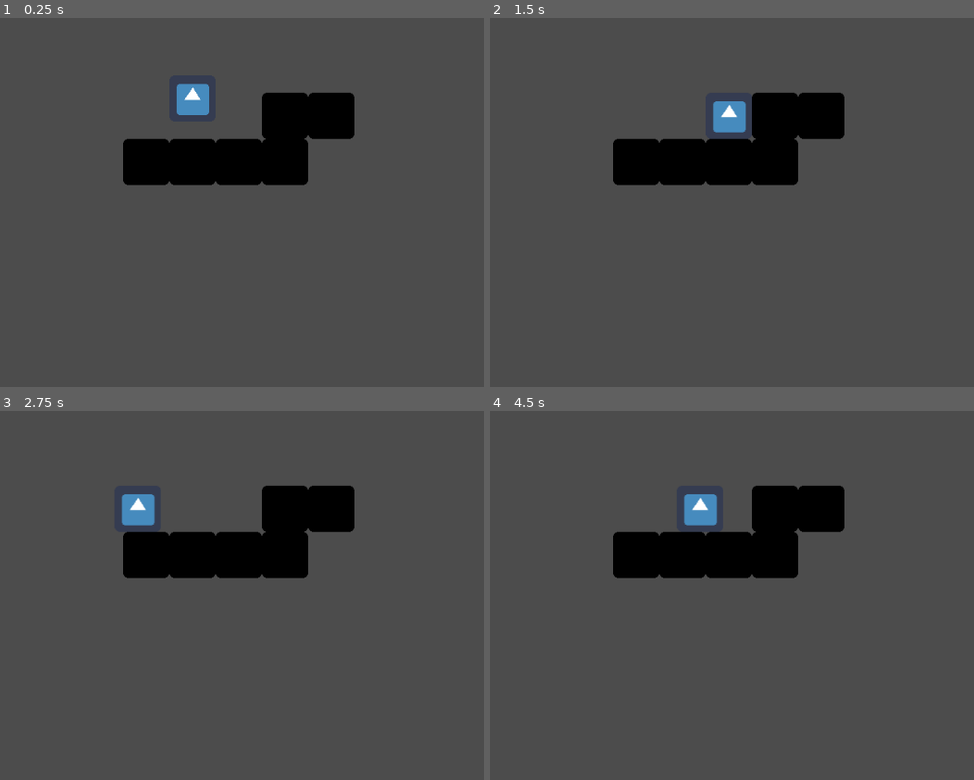
Above: before the commit, frames 1-4 (two rows, left to right).
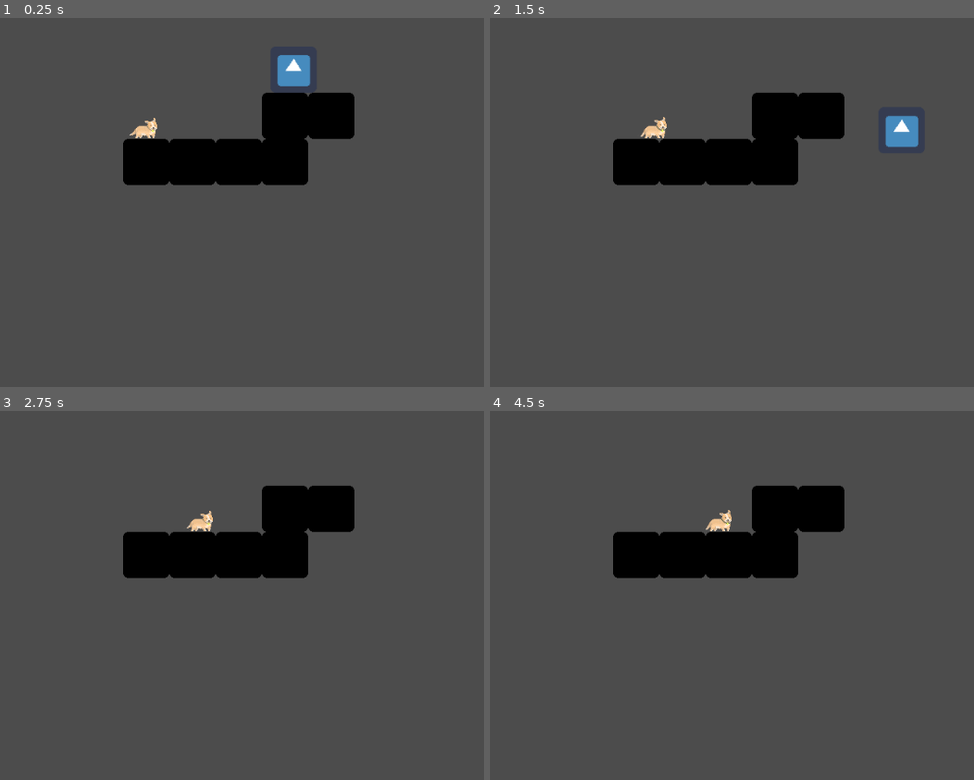
Above: after the commit, the same moments.

Repository: doge-io/temmie
Game: Godot game, scene res://World.tscn
Two runs of this game, one before a commit and one after it. Both use one fixed random seed, a clock stepped at 60 frames per second and the inputs below. The engine's default icon, where the game draws it, is replaced by a stand-in: a white triangle on a blue panel in a dark square.
Inputs:
- Up to frame 1 (0.25 s): no input
- Up to frame 2 (1.5 s): hold Space (ui_select) 0.53-1.28 s; hold Right (ui_right) from 0.53 s (still down); tap Space (ui_select) at 1.35 s
- Up to frame 3 (2.75 s): tap Space (ui_select) at 1.52, 1.82 s; release Right (ui_right) at 2.03 s; hold Left (ui_left) from 2.03 s (still down); hold Space (ui_select) from 2.03 s (still down)
- Up to frame 4 (4.5 s): release Left (ui_left) at 2.78 s; release Space (ui_select) at 2.78 s; hold Right (ui_right) 2.78-4.28 s; tap Space (ui_select) at 2.85, 3.02, 3.32, 4.35 s; hold Space (ui_select) 3.53-4.28 s; hold Left (ui_left) from 4.28 s (still down)

The runs differ from the first frame. In frame 1, 1.3% of the frame differs, in the area x 26-65%, y 10-33%; in frame 2, 1.3%, in the area x 30-89%, y 22-36%; in frame 3, 0.8%; in frame 4, 0.8%.

Commit message:
Add character switching

Diff:
--- a/game/KinematicBody2D.gd
+++ b/game/Player1.gd
@@ -5,21 +5,26 @@
 # var b = "textvar"
 
 var motion = Vector2()
+onready var active = true
+
 const UP = Vector2(0, -1)
 const GRAVITY = 20
 const SPEED = 200
 const JUMP_HEIGHT = 400
 func _physics_process(delta):
 	motion.y += GRAVITY
-	if Input.is_action_pressed("ui_right"):
-		motion.x = SPEED
-	elif Input.is_action_pressed("ui_left"):
-		motion.x = -SPEED
+	if active:
+		if Input.is_action_pressed("ui_right"):
+			motion.x = SPEED
+		elif Input.is_action_pressed("ui_left"):
+			motion.x = -SPEED
+		else:
+			motion.x = 0
+
+		if is_on_floor():
+			if Input.is_action_just_pressed("ui_up"):
+				motion.y = -JUMP_HEIGHT
 	else:
 		motion.x = 0
 
-	if is_on_floor():
-		if Input.is_action_just_pressed("ui_up"):
-			motion.y = -JUMP_HEIGHT
-
 	motion = move_and_slide(motion, UP)
--- /dev/null
+++ b/game/Player2.gd
@@ -0,0 +1,30 @@
+extends KinematicBody2D
+
+# class member variables go here, for example:
+# var a = 2
+# var b = "textvar"
+
+var motion = Vector2()
+onready var active = false
+
+const UP = Vector2(0, -1)
+const GRAVITY = 20
+const SPEED = 200
+const JUMP_HEIGHT = 400
+func _physics_process(delta):
+	motion.y += GRAVITY
+	if active:
+		if Input.is_action_pressed("ui_right"):
+			motion.x = SPEED
+		elif Input.is_action_pressed("ui_left"):
+			motion.x = -SPEED
+		else:
+			motion.x = 0
+
+		if is_on_floor():
+			if Input.is_action_just_pressed("ui_up"):
+				motion.y = -JUMP_HEIGHT
+	else:
+		motion.x = 0
+
+	motion = move_and_slide(motion, UP)
--- /dev/null
+++ b/game/World.gd
@@ -0,0 +1,15 @@
+extends Node
+
+onready var player1 = get_node("/root/World/Player1")
+onready var player2 = get_node("/root/World/Player2")
+
+func _ready():
+	# Called when the node is added to the scene for the first time.
+	# Initialization here
+	pass
+
+func _input(event):
+  if event.is_action_pressed("ui_select"):
+    # Just an ugly boolean switch :D
+    player1.active = !player1.active
+    player2.active = !player2.active
--- a/game/World.tscn
+++ b/game/World.tscn
@@ -1,45 +1,66 @@
-[gd_scene load_steps=5 format=2]
-
-[ext_resource path="res://KinematicBody2D.gd" type="Script" id=1]
-[ext_resource path="res://icon.png" type="Texture" id=2]
-
-[sub_resource type="RectangleShape2D" id=2]
+[gd_scene load_steps=16 format=2]
+
+[ext_resource path="res://World.gd" type="Script" id=1]
+[ext_resource path="res://Player2.gd" type="Script" id=2]
+[ext_resource path="res://icon.png" type="Texture" id=3]
+[ext_resource path="res://Player1.gd" type="Script" id=4]
+[ext_resource path="res://animations/corgi_idle0000.png" type="Texture" id=5]
+[ext_resource path="res://animations/corgi_idle0001.png" type="Texture" id=6]
+[ext_resource path="res://animations/corgi_idle0002.png" type="Texture" id=7]
+[ext_resource path="res://animations/corgi_idle0003.png" type="Texture" id=8]
+[ext_resource path="res://animations/corgi_idle0004.png" type="Texture" id=9]
+[ext_resource path="res://animations/corgi_idle0005.png" type="Texture" id=10]
+[ext_resource path="res://animations/corgi_idle0006.png" type="Texture" id=11]
+[ext_resource path="res://animations/corgi_idle0007.png" type="Texture" id=12]
+
+[sub_resource type="RectangleShape2D" id=1]
 
 custom_solver_bias = 0.0
 extents = Vector2( 74, 32 )
 
-[sub_resource type="RectangleShape2D" id=1]
+[sub_resource type="RectangleShape2D" id=2]
 
 custom_solver_bias = 0.0
 extents = Vector2( 32, 32 )
 
-[node name="Node" type="Node" index="0"]
-
-[node name="KinematicBody2D" type="KinematicBody2D" parent="." index="0"]
-
-position = Vector2( 416, 160 )
+[sub_resource type="SpriteFrames" id=3]
+
+animations = [ {
+"frames": [ ExtResource( 5 ), ExtResource( 6 ), ExtResource( 7 ), ExtResource( 8 ), ExtResource( 9 ), ExtResource( 10 ), ExtResource( 11 ), ExtResource( 12 ) ],
+"loop": true,
+"name": "Idle",
+"speed": 8.0
+} ]
+
+[node name="World" type="Node" index="0"]
+
+script = ExtResource( 1 )
+
+[node name="Player2" type="KinematicBody2D" parent="." index="0"]
+
+position = Vector2( 555.686, 126.837 )
 input_pickable = false
 collision_layer = 1
 collision_mask = 1
 collision/safe_margin = 0.08
-script = ExtResource( 1 )
-_sections_unfolded = [ "Visibility" ]
-__meta__ = {
-"_edit_group_": true
-}
-
-[node name="Sprite" type="Sprite" parent="KinematicBody2D" index="0"]
-
-texture = ExtResource( 2 )
-
-[node name="CollisionShape2D" type="CollisionShape2D" parent="KinematicBody2D" index="1"]
+script = ExtResource( 2 )
+_sections_unfolded = [ "Visibility" ]
+__meta__ = {
+"_edit_group_": true
+}
+
+[node name="Sprite" type="Sprite" parent="Player2" index="0"]
+
+texture = ExtResource( 3 )
+
+[node name="CollisionShape2D" type="CollisionShape2D" parent="Player2" index="1"]
 
 scale = Vector2( 0.425325, 1 )
-shape = SubResource( 2 )
-
-[node name="Node" type="Node" parent="." index="1"]
-
-[node name="Wall2" type="StaticBody2D" parent="Node" index="0"]
+shape = SubResource( 1 )
+
+[node name="Walls" type="Node" parent="." index="1"]
+
+[node name="Wall2" type="StaticBody2D" parent="Walls" index="0"]
 
 editor/display_folded = true
 position = Vector2( 544, 288 )
@@ -54,17 +75,17 @@
 "_edit_group_": true
 }
 
-[node name="Sprite" type="Sprite" parent="Node/Wall2" index="0"]
-
-modulate = Color( 0.00390625, 0.00390625, 0.00390625, 1 )
-texture = ExtResource( 2 )
-_sections_unfolded = [ "Visibility" ]
-
-[node name="CollisionShape2D" type="CollisionShape2D" parent="Node/Wall2" index="1"]
-
-shape = SubResource( 1 )
-
-[node name="Wall3" type="StaticBody2D" parent="Node" index="1"]
+[node name="Sprite" type="Sprite" parent="Walls/Wall2" index="0"]
+
+modulate = Color( 0.00390625, 0.00390625, 0.00390625, 1 )
+texture = ExtResource( 3 )
+_sections_unfolded = [ "Visibility" ]
+
+[node name="CollisionShape2D" type="CollisionShape2D" parent="Walls/Wall2" index="1"]
+
+shape = SubResource( 2 )
+
+[node name="Wall3" type="StaticBody2D" parent="Walls" index="1"]
 
 editor/display_folded = true
 position = Vector2( 480, 288 )
@@ -79,17 +100,17 @@
 "_edit_group_": true
 }
 
-[node name="Sprite" type="Sprite" parent="Node/Wall3" index="0"]
-
-modulate = Color( 0.00390625, 0.00390625, 0.00390625, 1 )
-texture = ExtResource( 2 )
-_sections_unfolded = [ "Visibility" ]
-
-[node name="CollisionShape2D" type="CollisionShape2D" parent="Node/Wall3" index="1"]
-
-shape = SubResource( 1 )
-
-[node name="Wall4" type="StaticBody2D" parent="Node" index="2"]
+[node name="Sprite" type="Sprite" parent="Walls/Wall3" index="0"]
+
+modulate = Color( 0.00390625, 0.00390625, 0.00390625, 1 )
+texture = ExtResource( 3 )
+_sections_unfolded = [ "Visibility" ]
+
+[node name="CollisionShape2D" type="CollisionShape2D" parent="Walls/Wall3" index="1"]
+
+shape = SubResource( 2 )
+
+[node name="Wall4" type="StaticBody2D" parent="Walls" index="2"]
 
 editor/display_folded = true
 position = Vector2( 416, 288 )
@@ -104,17 +125,17 @@
 "_edit_group_": true
 }
 
-[node name="Sprite" type="Sprite" parent="Node/Wall4" index="0"]
-
-modulate = Color( 0.00390625, 0.00390625, 0.00390625, 1 )
-texture = ExtResource( 2 )
-_sections_unfolded = [ "Visibility" ]
-
-[node name="CollisionShape2D" type="CollisionShape2D" parent="Node/Wall4" index="1"]
-
-shape = SubResource( 1 )
-
-[node name="Wall5" type="StaticBody2D" parent="Node" index="3"]
+[node name="Sprite" type="Sprite" parent="Walls/Wall4" index="0"]
+
+modulate = Color( 0.00390625, 0.00390625, 0.00390625, 1 )
+texture = ExtResource( 3 )
+_sections_unfolded = [ "Visibility" ]
+
+[node name="CollisionShape2D" type="CollisionShape2D" parent="Walls/Wall4" index="1"]
+
+shape = SubResource( 2 )
+
+[node name="Wall5" type="StaticBody2D" parent="Walls" index="3"]
 
 editor/display_folded = true
 position = Vector2( 352, 288 )
@@ -129,17 +150,17 @@
 "_edit_group_": true
 }
 
-[node name="Sprite" type="Sprite" parent="Node/Wall5" index="0"]
-
-modulate = Color( 0.00390625, 0.00390625, 0.00390625, 1 )
-texture = ExtResource( 2 )
-_sections_unfolded = [ "Visibility" ]
-
-[node name="CollisionShape2D" type="CollisionShape2D" parent="Node/Wall5" index="1"]
-
-shape = SubResource( 1 )
-
-[node name="Wall6" type="StaticBody2D" parent="Node" index="4"]
+[node name="Sprite" type="Sprite" parent="Walls/Wall5" index="0"]
+
+modulate = Color( 0.00390625, 0.00390625, 0.00390625, 1 )
+texture = ExtResource( 3 )
+_sections_unfolded = [ "Visibility" ]
+
+[node name="CollisionShape2D" type="CollisionShape2D" parent="Walls/Wall5" index="1"]
+
+shape = SubResource( 2 )
+
+[node name="Wall6" type="StaticBody2D" parent="Walls" index="4"]
 
 editor/display_folded = true
 position = Vector2( 608, 224 )
@@ -154,18 +175,19 @@
 "_edit_group_": true
 }
 
-[node name="Sprite" type="Sprite" parent="Node/Wall6" index="0"]
-
-modulate = Color( 0.00390625, 0.00390625, 0.00390625, 1 )
-texture = ExtResource( 2 )
-_sections_unfolded = [ "Visibility" ]
-
-[node name="CollisionShape2D" type="CollisionShape2D" parent="Node/Wall6" index="1"]
-
-shape = SubResource( 1 )
-
-[node name="Wall" type="StaticBody2D" parent="Node" index="5"]
-
+[node name="Sprite" type="Sprite" parent="Walls/Wall6" index="0"]
+
+modulate = Color( 0.00390625, 0.00390625, 0.00390625, 1 )
+texture = ExtResource( 3 )
+_sections_unfolded = [ "Visibility" ]
+
+[node name="CollisionShape2D" type="CollisionShape2D" parent="Walls/Wall6" index="1"]
+
+shape = SubResource( 2 )
+
+[node name="Wall" type="StaticBody2D" parent="Walls" index="5"]
+
+editor/display_folded = true
 position = Vector2( 544, 224 )
 input_pickable = false
 collision_layer = 1
@@ -178,13 +200,35 @@
 "_edit_group_": true
 }
 
-[node name="Sprite" type="Sprite" parent="Node/Wall" index="0"]
-
-modulate = Color( 0.00390625, 0.00390625, 0.00390625, 1 )
-texture = ExtResource( 2 )
-_sections_unfolded = [ "Visibility" ]
-
-[node name="CollisionShape2D" type="CollisionShape2D" parent="Node/Wall" index="1"]
-
-shape = SubResource( 1 )
+[node name="Sprite" type="Sprite" parent="Walls/Wall" index="0"]
+
+modulate = Color( 0.00390625, 0.00390625, 0.00390625, 1 )
+texture = ExtResource( 3 )
+_sections_unfolded = [ "Visibility" ]
+
+[node name="CollisionShape2D" type="CollisionShape2D" parent="Walls/Wall" index="1"]
+
+shape = SubResource( 2 )
 _sections_unfolded = [ "Material", "Pause" ]
+
+[node name="Player1" type="KinematicBody2D" parent="." index="2"]
+
+position = Vector2( 348.905, 238.963 )
+input_pickable = false
+collision_layer = 1
+collision_mask = 1
+collision/safe_margin = 0.08
+script = ExtResource( 4 )
+
+[node name="AnimatedSprite" type="AnimatedSprite" parent="Player1" index="0"]
+
+frames = SubResource( 3 )
+animation = "Idle"
+frame = 4
+playing = true
+
+[node name="CollisionPolygon2D" type="CollisionPolygon2D" parent="Player1" index="1"]
+
+visible = false
+build_mode = 0
+polygon = PoolVector2Array( -7.73874, -0.592484, -23.3065, 10.898, -14.5033, 16.5505, -11.677, 17.8942, 15.4275, 17.8015, 19.5048, 1.12181, 17.4198, -6.7547, 15.8908, -12.8706, -1.02054, -7.12537, 1.1571, -0.824142 )
Binary file added: game/animations/corgi_idle0000.png
Not shown, added: game/animations/corgi_idle0000.png.import
Binary file added: game/animations/corgi_idle0001.png
Not shown, added: game/animations/corgi_idle0001.png.import
Binary file added: game/animations/corgi_idle0002.png
Not shown, added: game/animations/corgi_idle0002.png.import
Binary file added: game/animations/corgi_idle0003.png
Not shown, added: game/animations/corgi_idle0003.png.import
Binary file added: game/animations/corgi_idle0004.png
Not shown, added: game/animations/corgi_idle0004.png.import
Binary file added: game/animations/corgi_idle0005.png
Not shown, added: game/animations/corgi_idle0005.png.import
(and 5 more such lines)
